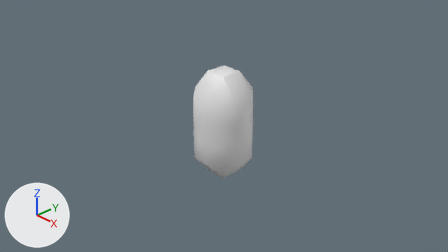
Two versions of the Blender file Art/character.blend, one commit apart.
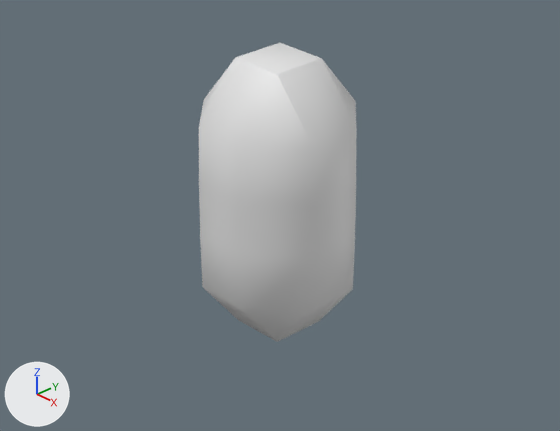
There are two pictures of each version: one from the file's camera 'Camera', one close up on the part from 26% to 74% of the width and 19% to 84% of the height. The axes (+X, +Y, +Z) are drawn at lower left. The lights are the same throughout.

The first close-up shows 'Mball'.
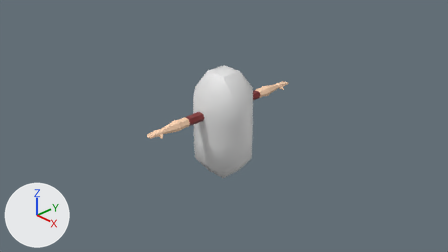
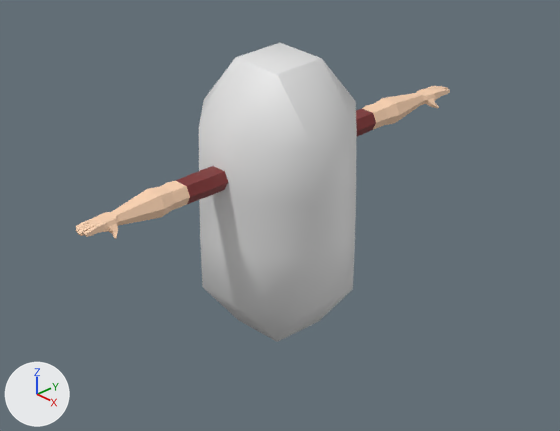
What the commit changed:
Picture 'Base Color Palette Diffuse' (img_base_color_palette_diffuse) is new.
Material 'skin' (mat_skin) is new.
Its texture is img_base_color_palette_diffuse.
Mesh me_cube_001 is new.
It has 277 vertices, 305 faces and spans x 0.442..1.693, y -0.122..0.106, z 0.227..0.384.
It uses material mat_skin (picture img_base_color_palette_diffuse).
Object 'Cube' (ob_cube) is new; it shows me_cube_001.
Its location is (0.0, 0.0, 0.0).
Its rotation in degrees is (0, 0, 90).
It gains a MIRROR modifier named 'Mirror'.

Pixel boxes [x1, y1, x2, y2] of what changed, in the close-ups (560 x 431 px):
'Cube', added: after [76, 86, 450, 239]
